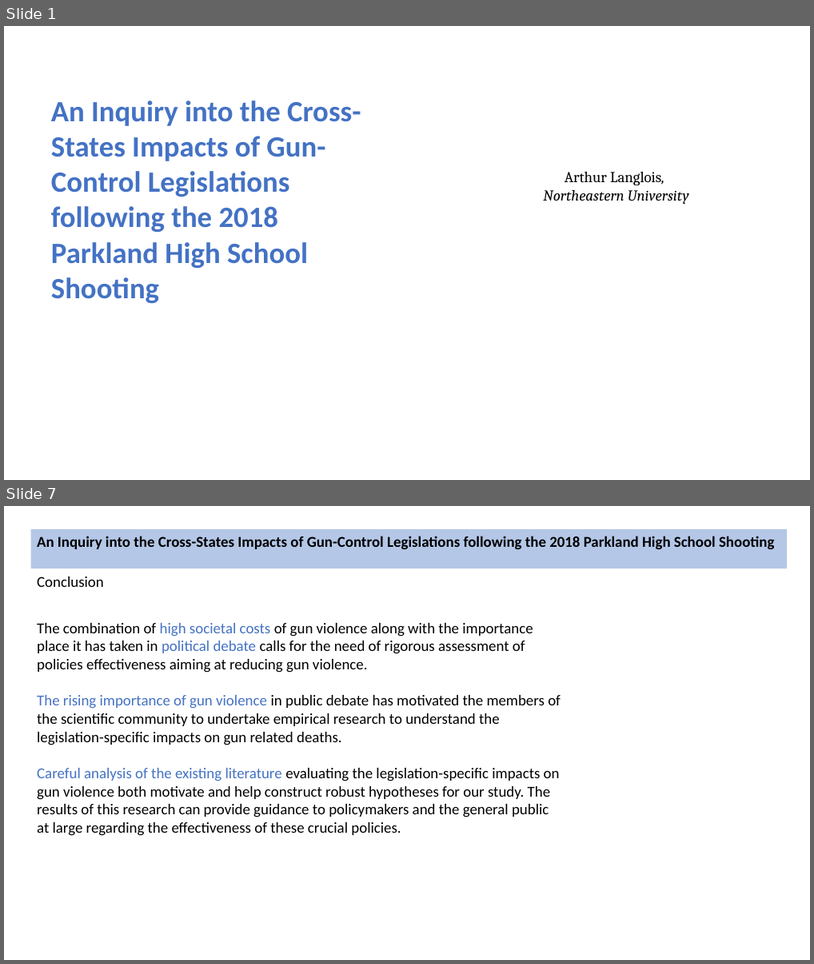
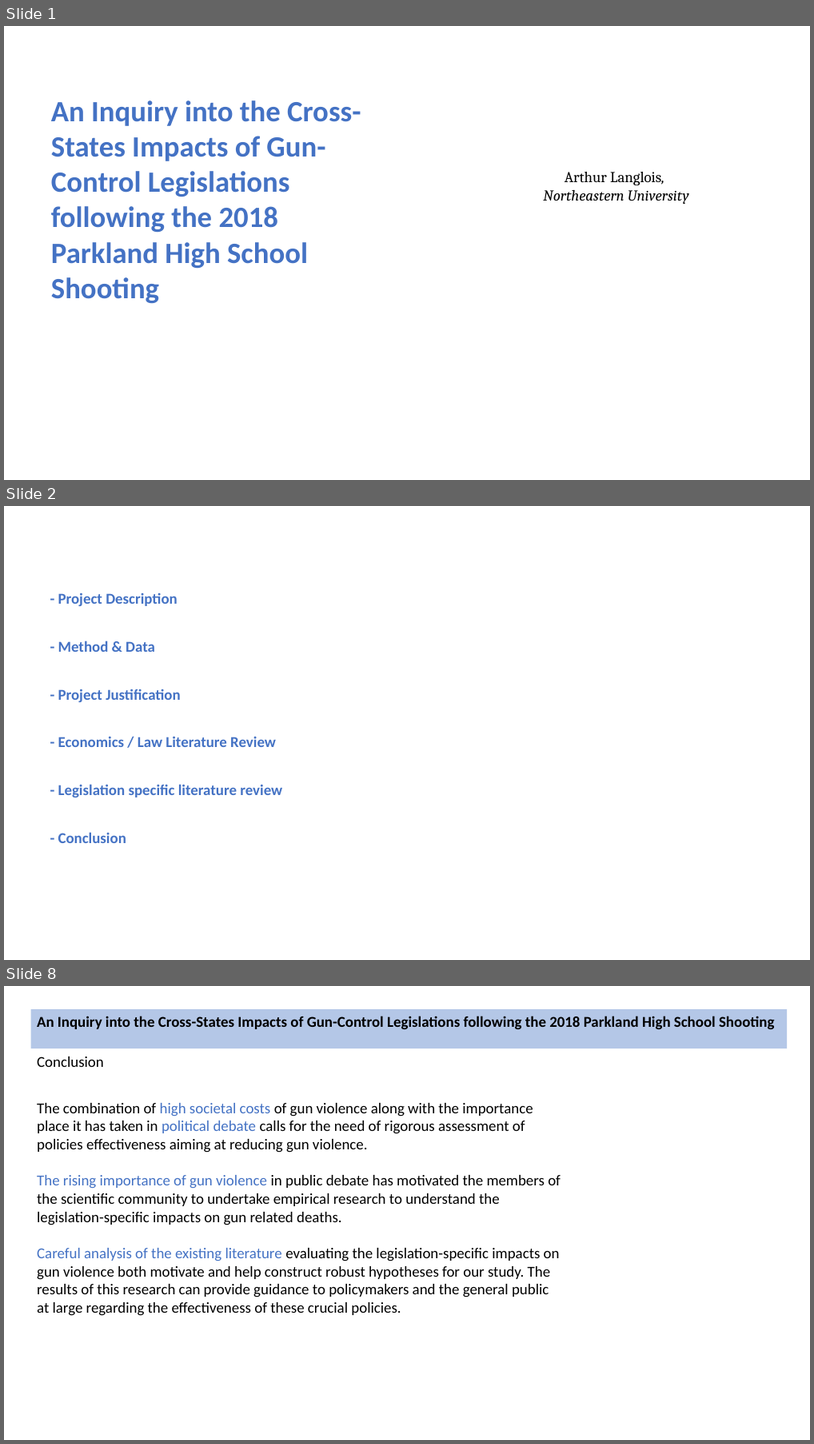
Before and after one commit to Arthur-Langlois/seminar, a slide deck: slides/slides 2.pptx. Shown one above the other, each under a label of ours: slides 1 and 7 before the commit, slides 1, 2 and 8 after it; the slides between them are not shown. The pictures are 814x964 and 814x1444 pixels, drawn with LibreOffice and Linux fonts; fonts in the diff are those of the drawing. Boxes give left, top, right and bottom in pixels: in the first picture for what was removed or moved away, otherwise in the second. Text is boxed around its words. In the diff, an @@ line names an element or a change of style, - is before the commit and + after.

Commit message:
gathered data and did eda

```diff
--- a/slides/slides 2.pptx
+++ b/slides/slides 2.pptx
@@ slide 2 added at bbox=[4, 506, 810, 960], background #FFFFFF @@
@@ text added at bbox=[58, 593, 178, 606], 18 pt, text #4472C4, bold @@
+- Project Description
@@ text added at bbox=[58, 640, 155, 652], 18 pt, text #4472C4, bold @@
+- Method & Data
@@ text added at bbox=[58, 688, 181, 702], 18 pt, text #4472C4, bold @@
+- Project Justification
@@ text added at bbox=[58, 736, 276, 747], 18 pt, text #4472C4, bold @@
+- Economics / Law Literature Review
@@ text added at bbox=[58, 784, 282, 797], 18 pt, text #4472C4, bold @@
+- Legislation specific literature review
@@ text added at bbox=[58, 832, 126, 843], 18 pt, text #4472C4, bold @@
+- Conclusion
@@ what was slide 7 is now slide 8 @@
```
Also in this commit, not shown: 5 slides changed, 10 other files.
